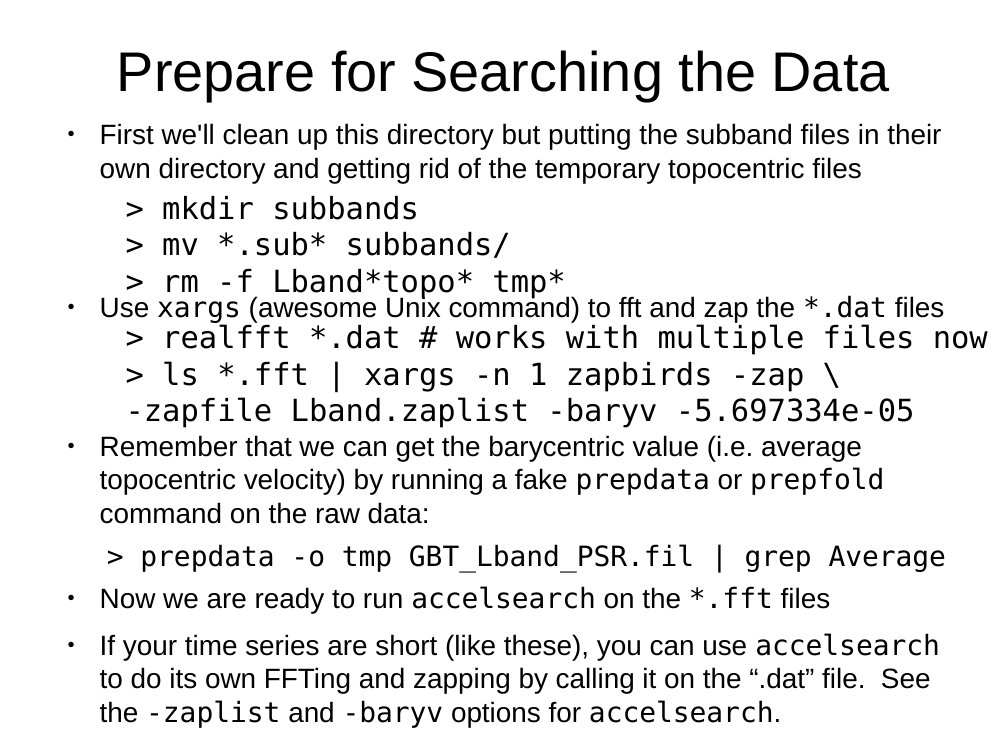
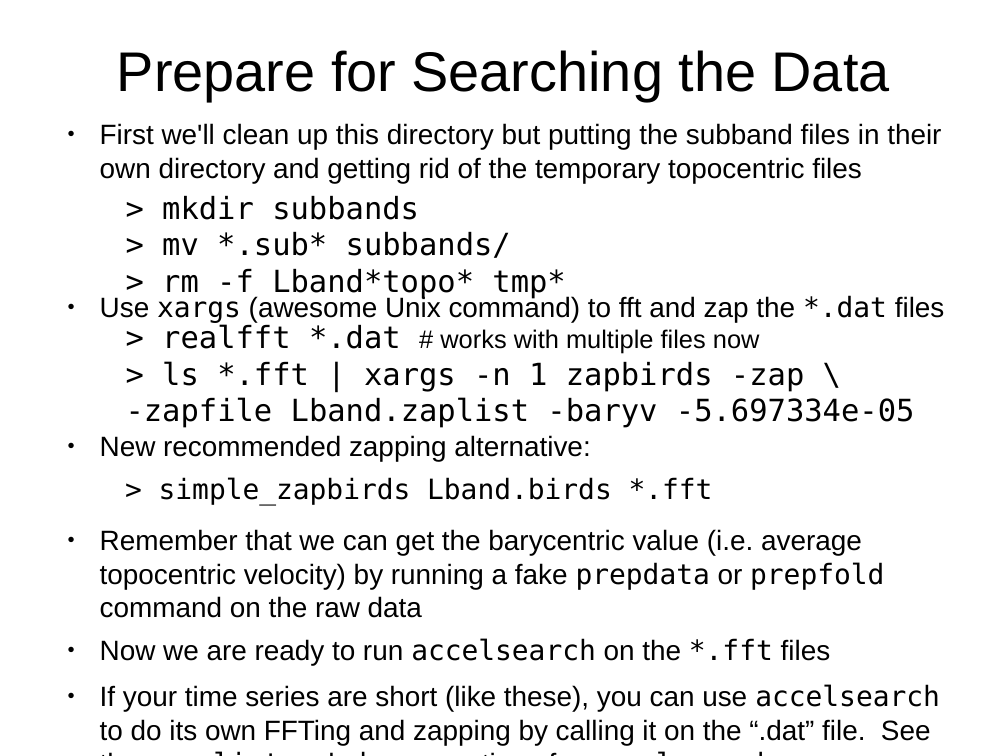
Before and after one commit to scottransom/presto, a slide deck: slide 22 of docs/PRESTO_search_tutorial.odp. Drawn at 1008x756 pixels with LibreOffice and Linux fonts; fonts in the diff are those of the drawing. Boxes give left, top, right and bottom in pixels: in the first picture for what was removed or moved away, otherwise in the second. Text is boxed around its words. In the diff, an @@ line names an element or a change of style, - is before the commit and + after.

```diff
--- a/docs/PRESTO_search_tutorial.odp
+++ b/docs/PRESTO_search_tutorial.odp
@@ text at <box>162,324,760,354</box>: size 24 to 20 pt, font DejaVu Sans Mono to Arial in "# works with multiple files now" @@
@@ text at <box>100,435,884,618</box>: text changed @@
-● Remember that we can get the barycentric value (i.e. average topocentric velocity) by running a fake prepdata or prepfold command on the raw data:
-> prepdata -o tmp GBT_Lband_PSR.fil | grep Average
+● New recommended zapping alternative:
+> simple_zapbirds Lband.birds *.fft
+● Remember that we can get the barycentric value (i.e. average topocentric velocity) by running a fake prepdata or prepfold command on the raw data
```
Also in this commit, not shown: 2 other slides changed, 2 other files.
